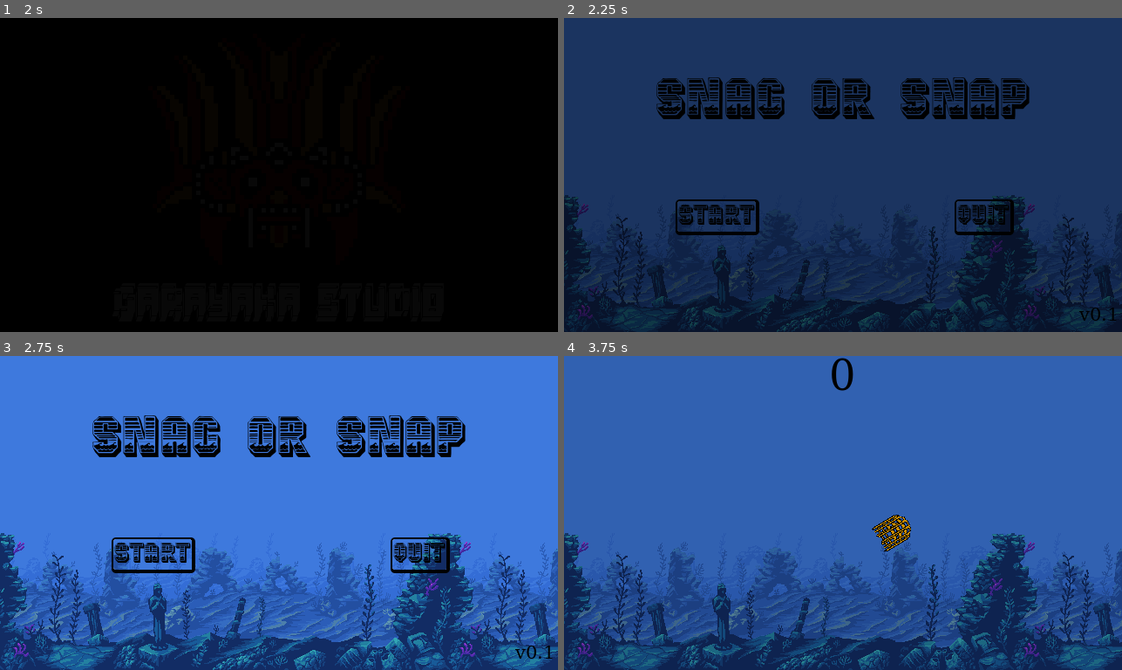
Above: before the commit, frames 1-4 (two rows, left to right).
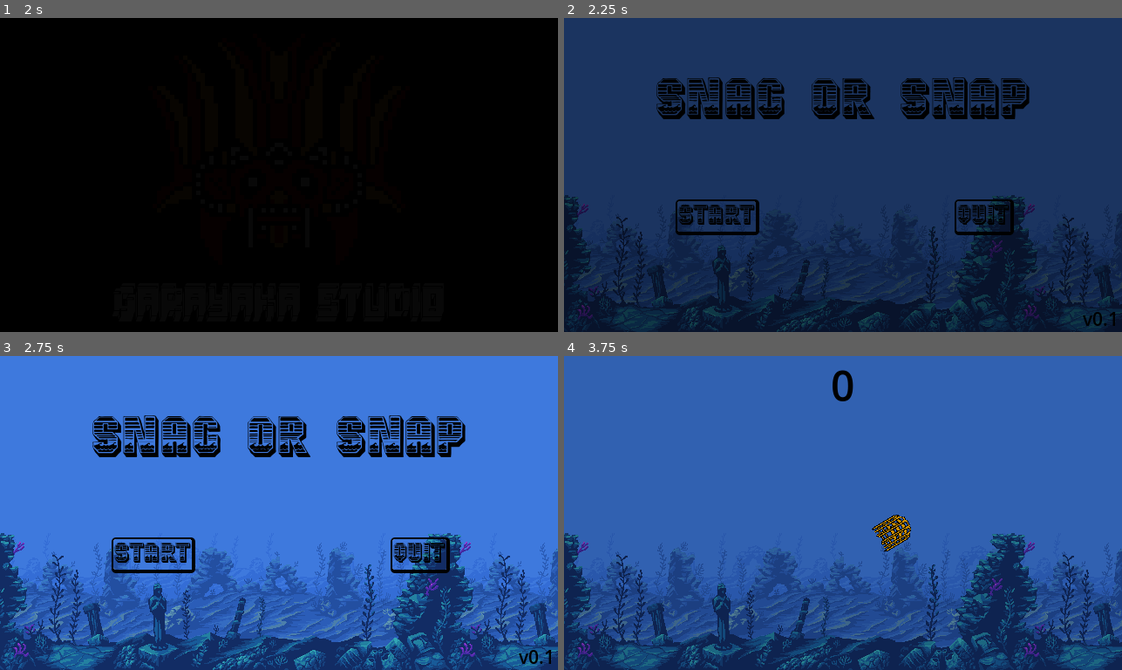
Above: after the commit, the same moments.

Repository: GaraYaka-Studio/snag-or-snap
Game: Godot game, scene res://Scenes/boot_splash.tscn
The game is run twice, just before and just after one commit, with the same random seed, the same clock (stepped at 60 frames per second) and the same inputs.
Inputs (mouse positions are in pixels of both pictures, inside the frame that each line leads up to):
- Up to frame 1 (2 s): move the mouse to (401, 159) at 0.52 s; hold S (right) 0.53-1.28 s; tap Enter at 1.25 s; move the mouse to (167, 190) at 1.27 s; hold A (left) from 1.28 s (still down)
- Up to frame 2 (2.25 s): move the mouse to (898, 105) at 2.02 s; release A (left) at 2.03 s; hold S (right) from 2.03 s (still down)
- Up to frame 3 (2.75 s): keep holding S (right)
- Up to frame 4 (3.75 s): release S (right) at 2.75 s; click "Start" at 2.75 s; move the mouse to (815, 575) at 3.52 s; hold S (right) from 3.53 s (still down)

Frame 1 is identical in both runs. In frame 2, 0.1% of the frame differs, in the area x 92-99%, y 92-99%; in frame 3, 0.2%; in frame 4, 0.3%, in the area x 47-52%, y 0-15%.

Commit message:
fixed the font issues

Diff:
--- a/Scenes/main.tscn
+++ b/Scenes/main.tscn
@@ -1,12 +1,14 @@
-[gd_scene load_steps=9 format=3 uid="uid://4krjneu1vxw"]
+[gd_scene load_steps=10 format=3 uid="uid://4krjneu1vxw"]
 
 [ext_resource type="Script" uid="uid://cbngyjida4sba" path="res://Scripts/main.gd" id="1_aif4a"]
 [ext_resource type="Texture2D" uid="uid://j22he27mnqw6" path="res://Assets/Background.png" id="1_rkt7w"]
 [ext_resource type="PackedScene" uid="uid://cmuxx3yk174tw" path="res://Scenes/player.tscn" id="2_1hrj1"]
-[ext_resource type="Script" uid="uid://qr4w427bose6" path="res://Scripts/game_manager.gd" id="3_21xkr"]
+[ext_resource type="Script" uid="uid://cp14bichtmk5a" path="res://Scripts/game_manager.gd" id="3_21xkr"]
 [ext_resource type="PackedScene" uid="uid://c6p6coxyp08ij" path="res://Scenes/piranha.tscn" id="3_oaetq"]
 [ext_resource type="Theme" uid="uid://ccv886hidycly" path="res://Assets/Themes/snagpy.tres" id="4_6bp64"]
 [ext_resource type="PackedScene" uid="uid://d11mpmk81tckv" path="res://Scenes/pause_menu.tscn" id="5_3dkl3"]
+
+[sub_resource type="SystemFont" id="SystemFont_6bp64"]
 
 [sub_resource type="Curve2D" id="Curve2D_3dosv"]
 _data = {
@@ -30,6 +32,7 @@
 offset_bottom = 23.0
 grow_horizontal = 2
 theme = ExtResource("4_6bp64")
+theme_override_fonts/font = SubResource("SystemFont_6bp64")
 theme_override_font_sizes/font_size = 48
 text = "0"
 horizontal_alignment = 1
--- a/Scenes/start_screen.tscn
+++ b/Scenes/start_screen.tscn
@@ -4,52 +4,7 @@
 [ext_resource type="Texture2D" uid="uid://j22he27mnqw6" path="res://Assets/Background.png" id="1_5oos3"]
 [ext_resource type="Script" uid="uid://0qmepe88o5hj" path="res://Scripts/start_screen.gd" id="2_d1sxn"]
 
-[sub_resource type="FontFile" id="FontFile_syiwa"]
-cache/0/16/0/ascent = 0.0
-cache/0/16/0/descent = 0.0
-cache/0/16/0/underline_position = 0.0
-cache/0/16/0/underline_thickness = 0.0
-cache/0/16/0/scale = 1.0
-cache/0/17/0/ascent = 0.0
-cache/0/17/0/descent = 0.0
-cache/0/17/0/underline_position = 0.0
-cache/0/17/0/underline_thickness = 0.0
-cache/0/17/0/scale = 1.0
-cache/0/18/0/ascent = 0.0
-cache/0/18/0/descent = 0.0
-cache/0/18/0/underline_position = 0.0
-cache/0/18/0/underline_thickness = 0.0
-cache/0/18/0/scale = 1.0
-cache/0/19/0/ascent = 0.0
-cache/0/19/0/descent = 0.0
-cache/0/19/0/underline_position = 0.0
-cache/0/19/0/underline_thickness = 0.0
-cache/0/19/0/scale = 1.0
-cache/0/20/0/ascent = 0.0
-cache/0/20/0/descent = 0.0
-cache/0/20/0/underline_position = 0.0
-cache/0/20/0/underline_thickness = 0.0
-cache/0/20/0/scale = 1.0
-cache/0/21/0/ascent = 0.0
-cache/0/21/0/descent = 0.0
-cache/0/21/0/underline_position = 0.0
-cache/0/21/0/underline_thickness = 0.0
-cache/0/21/0/scale = 1.0
-cache/0/22/0/ascent = 0.0
-cache/0/22/0/descent = 0.0
-cache/0/22/0/underline_position = 0.0
-cache/0/22/0/underline_thickness = 0.0
-cache/0/22/0/scale = 1.0
-cache/0/23/0/ascent = 0.0
-cache/0/23/0/descent = 0.0
-cache/0/23/0/underline_position = 0.0
-cache/0/23/0/underline_thickness = 0.0
-cache/0/23/0/scale = 1.0
-cache/0/24/0/ascent = 0.0
-cache/0/24/0/descent = 0.0
-cache/0/24/0/underline_position = 0.0
-cache/0/24/0/underline_thickness = 0.0
-cache/0/24/0/scale = 1.0
+[sub_resource type="SystemFont" id="SystemFont_60ddj"]
 
 [node name="Start Screen" type="Control"]
 layout_mode = 3
@@ -118,7 +73,7 @@
 offset_right = -4.0
 grow_horizontal = 0
 grow_vertical = 0
-theme_override_fonts/font = SubResource("FontFile_syiwa")
+theme_override_fonts/font = SubResource("SystemFont_60ddj")
 theme_override_font_sizes/font_size = 21
 text = "v0.1"
 
